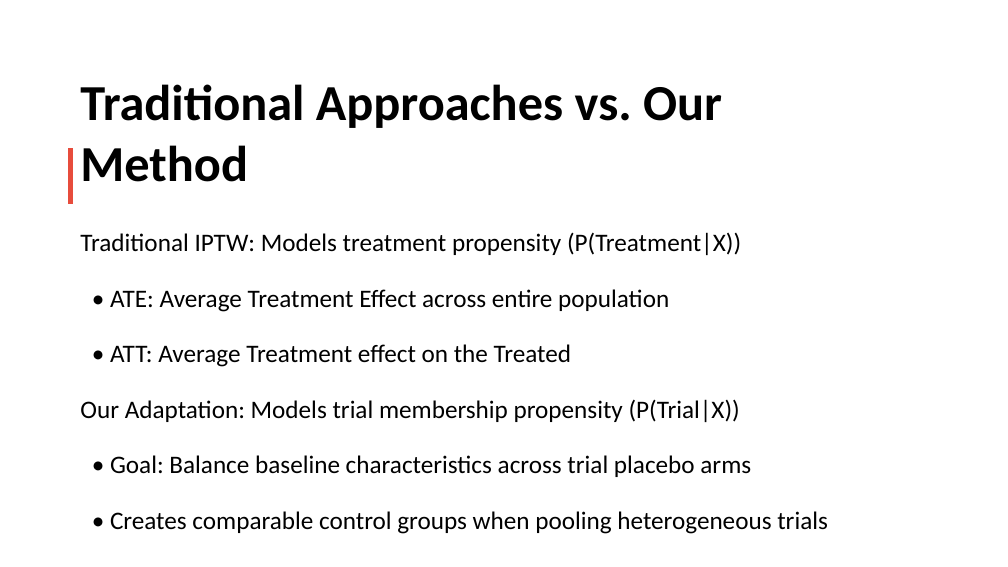
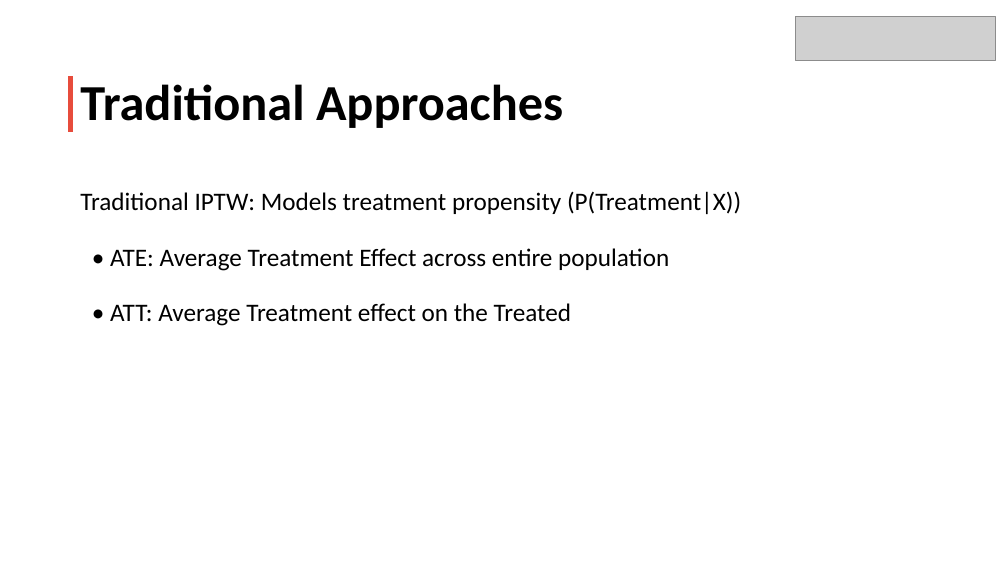
Before and after one commit to dkarletsos/multigroup_iptw, a slide deck: slide 3 of manuscript/PRE_AS12.pptx. Drawn at 1008x567 pixels with LibreOffice and Linux fonts; fonts in the diff are those of the drawing; grey boxes stand for pictures. Boxes give left, top, right and bottom in pixels: in the first picture for what was removed or moved away, otherwise in the second. Text is boxed around its words. In the diff, an @@ line names an element or a change of style, - is before the commit and + after.

```diff
--- a/manuscript/PRE_AS12.pptx
+++ b/manuscript/PRE_AS12.pptx
@@ picture added at [795,16,995,60] @@
@@ rectangle: place and size @@
-rectangle at [71,151,71,202]
+rectangle at [71,80,71,130]
@@ text at [80,84,563,128]: text changed @@
-Traditional Approaches vs. Our Method
+Traditional Approaches
@@ text "Traditional IPTW: Models treatment propensity ...": place and size @@
-text "Traditional IPTW: Models treatment propensity ..." at [80,232,828,534]
+text "Traditional IPTW: Models treatment propensity ..." at [80,191,741,326]
@@ text at [80,399,828,534]: paragraphs removed @@
-Our Adaptation: Models trial membership propensity (P(Trial|X))
-• Goal: Balance baseline characteristics across trial placebo arms
-• Creates comparable control groups when pooling heterogeneous trials
```
Also in this commit, not shown: 16 other slides changed, 4 slides added, 1 slide removed, 7 other files.
